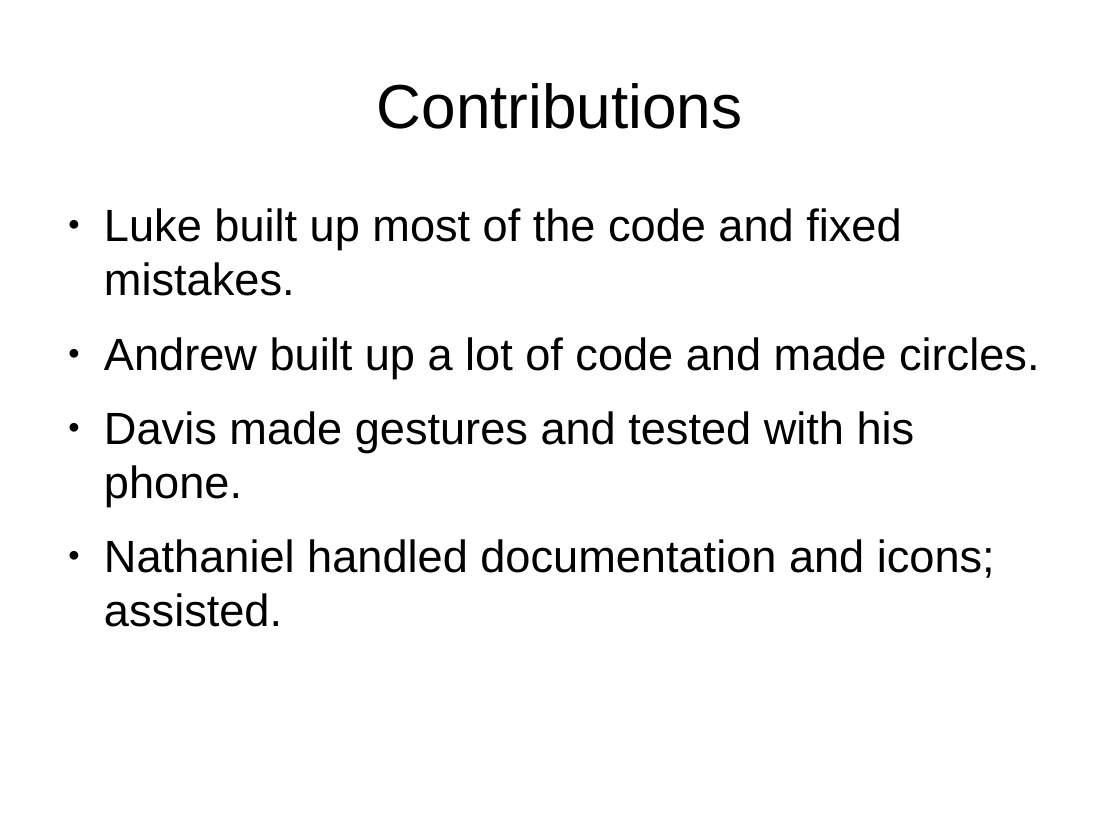
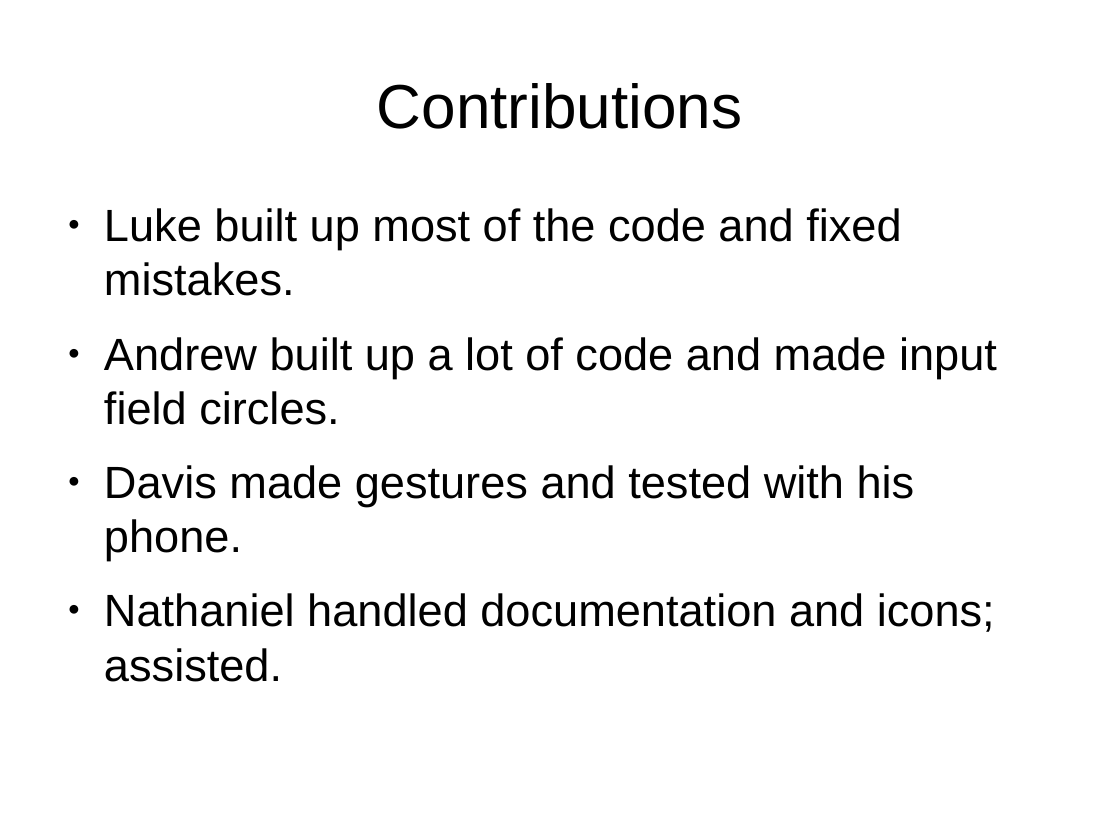
Before and after one commit to AndrewMurrell/minak, a slide deck: slide 6 of 1251.odp. Drawn at 1120x840 pixels with LibreOffice and Linux fonts; fonts in the diff are those of the drawing. Boxes give left, top, right and bottom in pixels: in the first picture for what was removed or moved away, otherwise in the second. Text is boxed around its words. In the diff, an @@ line names an element or a change of style, - is before the commit and + after.

```diff
--- a/1251.odp
+++ b/1251.odp
@@ text at [104,337,997,425]: text changed @@
-● Andrew built up a lot of code and made circles.
+● Andrew built up a lot of code and made input field circles.
```
Also in this commit, not shown: 1 other slide changed, 1 other file.
